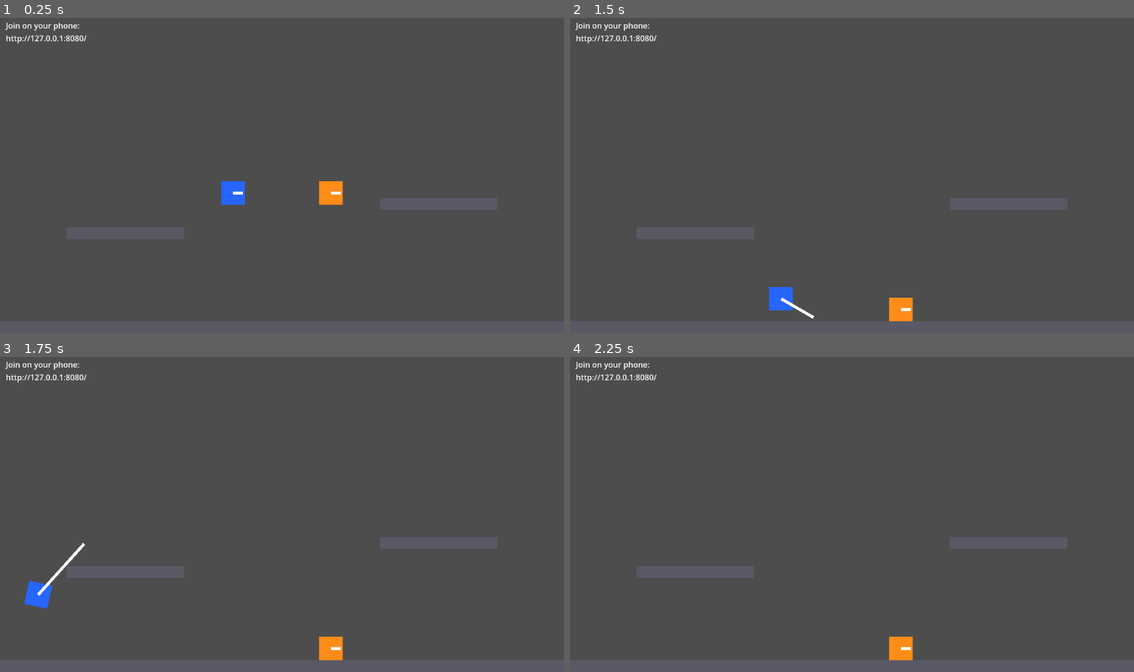
Above: before the commit, frames 1-4 (two rows, left to right).
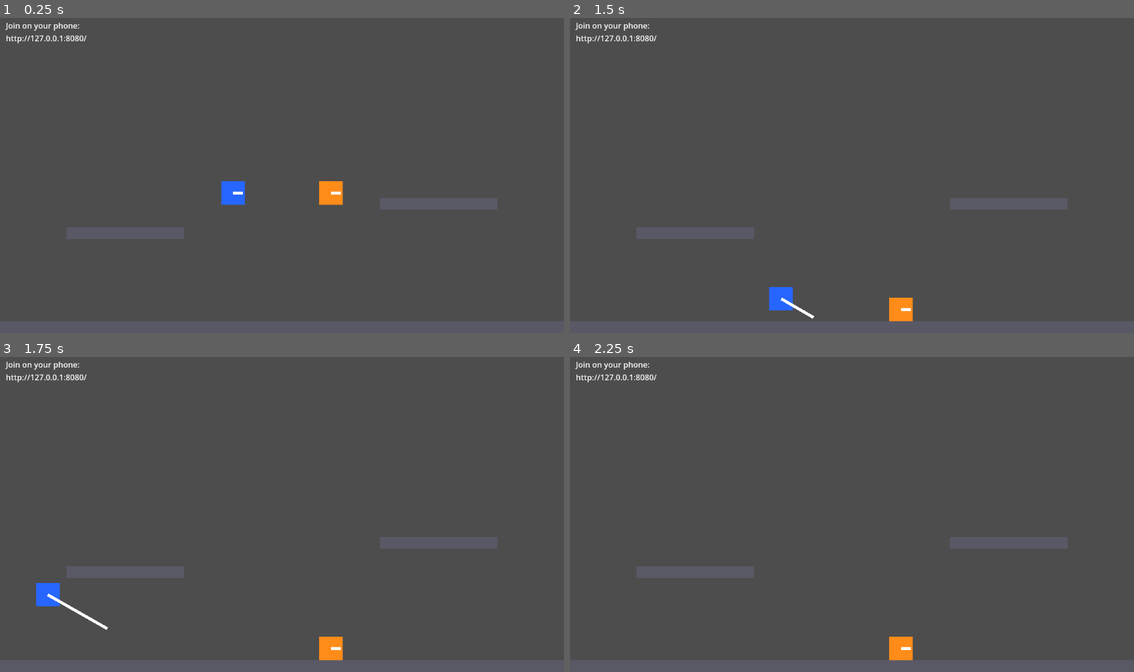
Above: after the commit, the same moments.

Repository: tkneeland/pickfight
Game: Godot game, scene res://scenes/Main.tscn
Same seed, same stepped clock (60 frames per second), same inputs: the game is played once before the commit and once after it.
Inputs (mouse positions are in pixels of both pictures, inside the frame that each line leads up to):
- Up to frame 1 (0.25 s): no input
- Up to frame 2 (1.5 s): move the mouse to (976, 159) at 0.52 s; hold D 0.53-1.25 s; click (976, 159) at 0.67 s; tap Enter at 1.25 s; drag from (739, 191) to (823, 238) at 1.27 s
- Up to frame 3 (1.75 s): no input
- Up to frame 4 (2.25 s): move the mouse to (908, 445) at 2.02 s; hold D from 2.03 s (still down)

Frames 1-2 are identical in both runs. In frame 3, 0.5% of the frame differs, in the area x 4-20%, y 58-87%; in frame 4, nothing differs.

Commit message:
Rotation-lock the player body and add headless scenario runner (D1)
Locks Player's RigidBody2D rotation per ADR-0006: the arm's angle was set
in the body's local space, so a spinning body silently rotated the input
frame away from the phone drag. Locked, the drag angle is the world angle.

Adds tools/scenario_runner.gd, the headless assertion seam described in
issue #2's Testing Decisions: builds its own stage plus players per
scenario, drives players only through Player.set_input_vector(), steps
physics deterministically via the physics_frame signal, and asserts only
on observable state. Registers two scenarios covering AC-1 (aim_angle)
and AC-2 (body_no_rotation, exercised through a real hard landing and a
real player-vs-player collision, not a body that never gets disturbed).

Co-Authored-By: Claude Opus 5 <noreply@anthropic.com>

Diff:
--- a/scenes/Player.tscn
+++ b/scenes/Player.tscn
@@ -7,6 +7,7 @@
 
 [node name="Player" type="RigidBody2D"]
 gravity_scale = 1.5
+lock_rotation = true
 script = ExtResource("1")
 
 [node name="CollisionShape2D" type="CollisionShape2D" parent="."]
--- /dev/null
+++ b/tools/scenario_runner.gd
@@ -0,0 +1,207 @@
+extends SceneTree
+
+## Headless assertion seam for combat scenarios (issue #2, AC-1/AC-2 and their
+## share of DoD-1/DoD-2). Drives players through the same public interface the
+## phone controller transport uses -- Player.set_input_vector() -- and asserts
+## only on observable state (arm world angle, body rotation, position,
+## velocity, and later damage/alive/weapon-held). Never asserts on the rig
+## underneath (raycast today, joints in D2): see the "Testing Decisions"
+## section of issue #2 for why.
+##
+##   godot --headless --path . -s tools/scenario_runner.gd -- --all
+##   godot --headless --path . -s tools/scenario_runner.gd -- --scenario=aim_angle
+##
+## Arguments (after `--`):
+##   --all                run every registered scenario
+##   --scenario=<name>    run exactly one scenario by name; unknown name fails
+##                        loudly rather than passing silently on a typo
+##
+## To add a scenario: append its name to SCENARIO_NAMES, add a matching case
+## in `_run_scenario()`, and write a `_scenario_<name>() -> Array[String]`
+## coroutine that builds its own stage (via `_new_stage()`), drives players
+## through `set_input_vector()` (via `_spawn_player()`, which also calls the
+## public `bind_controller()` so input actually takes effect), steps physics
+## with `await physics_frame`, and returns a list of failure messages (an
+## empty array is a pass).
+
+const ArenaScene: PackedScene = preload("res://scenes/Arena.tscn")
+const PlayerScene: PackedScene = preload("res://scenes/Player.tscn")
+
+const SCENARIO_NAMES: PackedStringArray = ["aim_angle", "body_no_rotation"]
+
+const ANGLE_TOLERANCE: float = 0.01
+const ROTATION_TOLERANCE: float = 0.001
+const LANDING_TICKS: int = 90
+const COLLISION_TICKS: int = 60
+## Cap how many per-tick failures a single scenario records, so a totally
+## broken lock doesn't spam hundreds of near-identical lines.
+const MAX_FAILURES_PER_SCENARIO: int = 5
+
+var _scenario_filter: String = ""
+var _run_all_flag: bool = false
+
+func _initialize() -> void:
+	_parse_args()
+
+	if _scenario_filter == "" and not _run_all_flag:
+		printerr("SCENARIO: pass --all or --scenario=<name> (known: %s)" % ", ".join(SCENARIO_NAMES))
+		quit(2)
+		return
+
+	if _scenario_filter != "" and not SCENARIO_NAMES.has(_scenario_filter):
+		printerr("SCENARIO: unknown scenario '%s' (known: %s)" % [_scenario_filter, ", ".join(SCENARIO_NAMES)])
+		quit(2)
+		return
+
+	# Not awaited: this kicks off the coroutine and returns control to the
+	# engine, which then drives it forward one physics tick at a time via the
+	# `physics_frame` signal awaited inside the scenarios.
+	_run_all()
+
+func _parse_args() -> void:
+	for arg: String in OS.get_cmdline_user_args():
+		if arg == "--all":
+			_run_all_flag = true
+		elif arg.begins_with("--scenario="):
+			_scenario_filter = arg.trim_prefix("--scenario=")
+		else:
+			printerr("SCENARIO: unrecognized argument '%s'" % arg)
+
+func _run_all() -> void:
+	var to_run: PackedStringArray = SCENARIO_NAMES if _run_all_flag else PackedStringArray([_scenario_filter])
+	var pass_count: int = 0
+	var fail_count: int = 0
+
+	for name: String in to_run:
+		var failures: Array[String] = await _run_scenario(name)
+		if failures.is_empty():
+			print("PASS  %s" % name)
+			pass_count += 1
+		else:
+			print("FAIL  %s" % name)
+			for f: String in failures:
+				print("      - %s" % f)
+			fail_count += 1
+
+	print("---")
+	print("%d passed, %d failed, %d total" % [pass_count, fail_count, to_run.size()])
+	quit(1 if fail_count > 0 else 0)
+
+func _run_scenario(name: String) -> Array[String]:
+	match name:
+		"aim_angle":
+			return await _scenario_aim_angle()
+		"body_no_rotation":
+			return await _scenario_body_no_rotation()
+		_:
+			return ["unknown scenario '%s'" % name]
+
+## AC-1: for a spread of input vectors, the arm's world angle equals the
+## input vector's angle within a small tolerance. The player is parked well
+## above the arena geometry so the arm's raycast tip never plants -- the
+## check is purely about aim, not about plant/pole behaviour.
+func _scenario_aim_angle() -> Array[String]:
+	var failures: Array[String] = []
+	var stage: Node2D = _new_stage()
+	var player: RigidBody2D = _spawn_player(stage, Vector2(0, -300))
+	var arm: Line2D = player.get_node("Arm") as Line2D
+
+	var spread: Array[Dictionary] = [
+		{"deg": 0.0, "mag": 1.0},
+		{"deg": 30.0, "mag": 0.7},
+		{"deg": 90.0, "mag": 1.0},
+		{"deg": 135.0, "mag": 0.5},
+		{"deg": 179.0, "mag": 1.0},
+		{"deg": -170.0, "mag": 0.6},
+		{"deg": -90.0, "mag": 1.0},
+		{"deg": -45.0, "mag": 0.3},
+	]
+
+	for sample: Dictionary in spread:
+		var angle_rad: float = deg_to_rad(sample["deg"])
+		var v: Vector2 = Vector2.RIGHT.rotated(angle_rad) * sample["mag"]
+		player.set_input_vector(v)
+		await _await_ticks(3)
+
+		# Measured from the arm's live world geometry rather than the cached
+		# tip_global_pos, which Player._update_tip() computes before the engine
+		# integrates that tick's motion and so goes stale by the time it is read
+		# back. Taking the arm's own point through the current transform is the
+		# correct observable and removes the need to freeze the body, so this
+		# check runs against a body that is actually moving.
+		#
+		# What this scenario does NOT prove: that body rotation cannot corrupt
+		# the input frame. A player falling free of contact gets no torque, so
+		# this passes with or without the rotation lock -- verified. AC-2
+		# (body_no_rotation) is what guards the lock, by producing real contact.
+		var observed: float = (arm.to_global(arm.points[1]) - player.global_position).angle()
+		var expected: float = v.angle()
+		var diff: float = absf(wrapf(observed - expected, -PI, PI))
+		if diff > ANGLE_TOLERANCE:
+			failures.append(
+				"input angle %.1f deg (mag %.2f): expected world angle %.4f rad, observed %.4f rad (diff %.4f rad)" % [
+					sample["deg"], sample["mag"], expected, observed, diff])
+
+	await _teardown(stage)
+	return failures
+
+## AC-2: the body's rotation stays zero (within float tolerance) through a
+## hard landing and through a collision with another player. Both players
+## fall from height with converging horizontal velocity so the landing
+## itself is hard, then get driven into each other above the knockback
+## threshold so a real collision (not a quiescent body) is what's asserted
+## against.
+func _scenario_body_no_rotation() -> Array[String]:
+	var failures: Array[String] = []
+	var stage: Node2D = _new_stage()
+
+	var player_a: RigidBody2D = _spawn_player(stage, Vector2(-150, -400))
+	player_a.linear_velocity = Vector2(60, 0)
+	var player_b: RigidBody2D = _spawn_player(stage, Vector2(150, -400))
+	player_b.linear_velocity = Vector2(-60, 0)
+
+	# Phase 1: hard landing under gravity.
+	for i in LANDING_TICKS:
+		await physics_frame
+		_check_rotation(player_a, "landing tick %d" % i, failures)
+		_check_rotation(player_b, "landing tick %d" % i, failures)
+
+	# Phase 2: drive the two settled players into each other fast enough to
+	# clear Player.knockback_threshold and trigger a real collision.
+	player_a.linear_velocity = Vector2(320, player_a.linear_velocity.y)
+	player_b.linear_velocity = Vector2(-320, player_b.linear_velocity.y)
+	for i in COLLISION_TICKS:
+		await physics_frame
+		_check_rotation(player_a, "collision tick %d" % i, failures)
+		_check_rotation(player_b, "collision tick %d" % i, failures)
+
+	await _teardown(stage)
+	return failures
+
+func _check_rotation(player: RigidBody2D, when: String, failures: Array[String]) -> void:
+	if absf(player.rotation) > ROTATION_TOLERANCE and failures.size() < MAX_FAILURES_PER_SCENARIO:
+		failures.append("%s: body rotation = %.6f rad, expected ~0 (%s)" % [when, player.rotation, player.name])
+
+func _new_stage() -> Node2D:
+	var stage := Node2D.new()
+	get_root().add_child(stage)
+	stage.add_child(ArenaScene.instantiate())
+	return stage
+
+## Spawns a player at `pos` and binds it as a controller so that
+## `set_input_vector()` -- the documented interface the phone transport
+## drives the player through -- actually takes effect.
+func _spawn_player(stage: Node2D, pos: Vector2) -> RigidBody2D:
+	var player: RigidBody2D = PlayerScene.instantiate() as RigidBody2D
+	stage.add_child(player)
+	player.global_position = pos
+	player.bind_controller()
+	return player
+
+func _teardown(stage: Node2D) -> void:
+	stage.queue_free()
+	await physics_frame
+
+func _await_ticks(n: int) -> void:
+	for i in n:
+		await physics_frame
